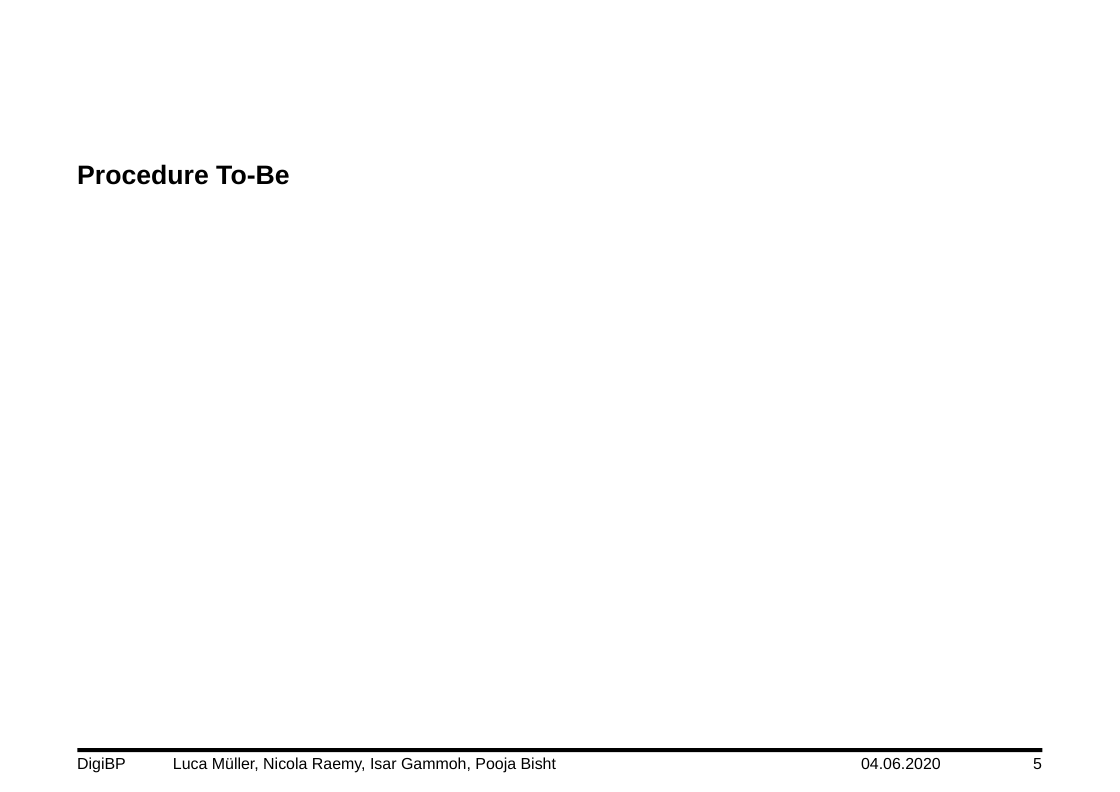
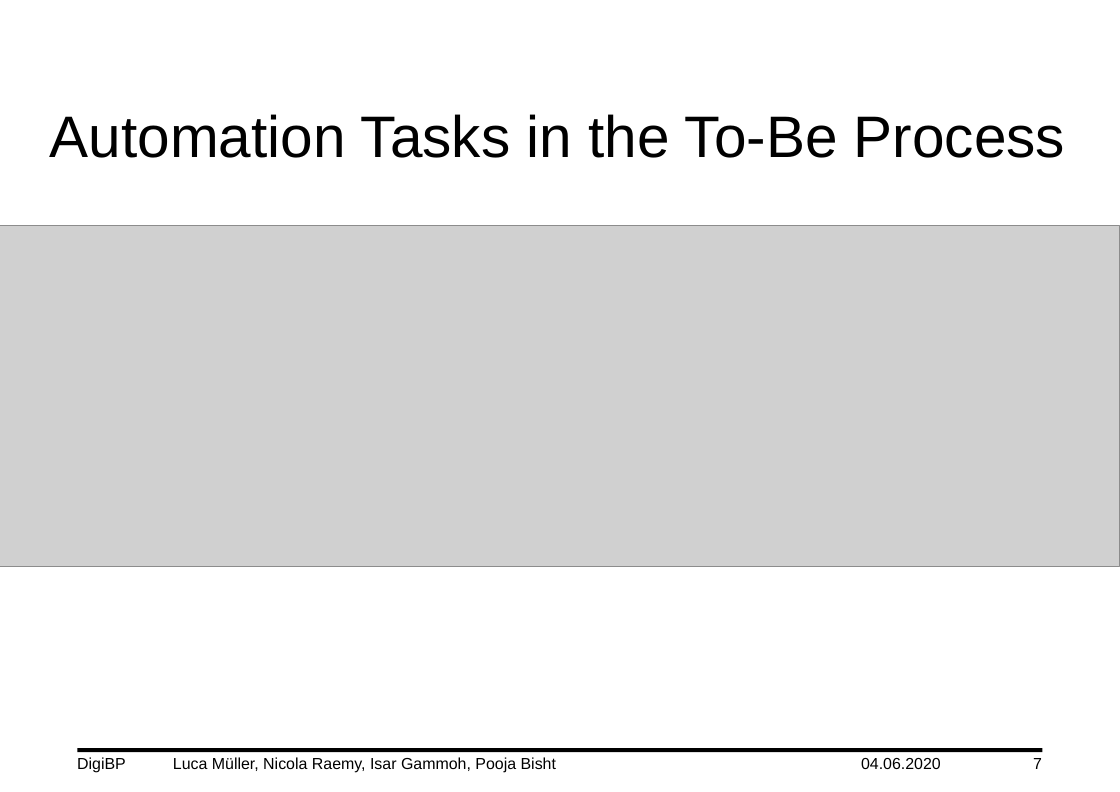
Before and after one commit to DigiBP/DigiBP_DanishBlue, a slide deck: slide 7 of Presentation/DigiBP_DanishBlue_Presentation_V0.3.pptx (slide 5 before the commit). Drawn at 1120x792 pixels with LibreOffice and Linux fonts; fonts in the diff are those of the drawing; grey boxes stand for pictures; background and template pictures are left out. Boxes give left, top, right and bottom in pixels: in the first picture for what was removed or moved away, otherwise in the second. Text is boxed around its words. In the diff, an @@ line names an element or a change of style, - is before the commit and + after.

```diff
--- a/Presentation/DigiBP_DanishBlue_Presentation_V0.3.pptx
+++ b/Presentation/DigiBP_DanishBlue_Presentation_V0.3.pptx
@@ title added at box(50, 114, 1065, 158), 44 pt, text #000000 @@
+Automation Tasks in the To-Be Process
@@ text removed at box(77, 164, 289, 185) @@
-Procedure To-Be
@@ picture added at box(0, 226, 1120, 567) @@
@@ rectangle removed at box(1063, 374, 1111, 407) @@
@@ page number at box(1033, 758, 1042, 769): text changed @@
-5
+7
```
Also in this commit, not shown: 4 other slides changed, 3 slides added.
